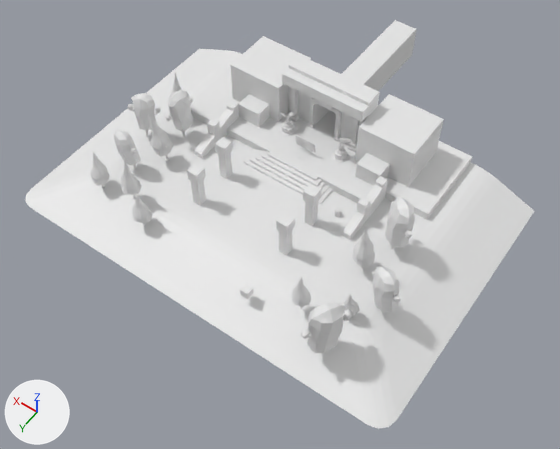
Before and after pictures for a commit that changed the FBX model gamejam/Assets/Resources/Meshes/Map_02.fbx.
Both versions are drawn from a 50 mm camera at (-34.0, 52.7, 66.3) aimed at (-2.1, 8.0, -3.9). Lighting does not change. The marker at lower left points along +X, +Y and +Z. Where no turn or scale is listed for an object, it has been applied to the vertices. Vertices at the same position are counted once.
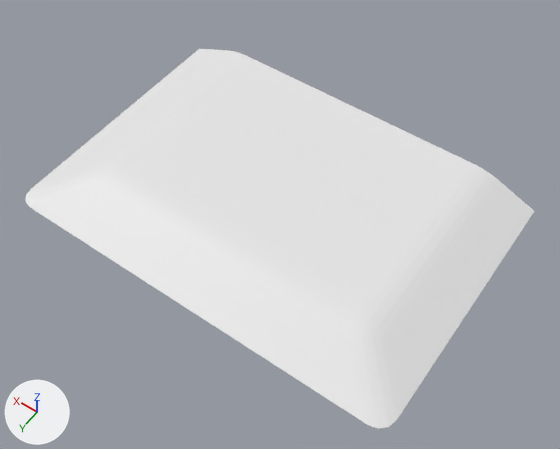
Boxes [x1, y1, x2, y2] around the edits, measured in the pictures (560 x 449 px):
'Cube.030', reshaped
    before: [25, 20, 534, 429]
    after: [25, 48, 534, 429]
part 1 of me_cube_069, deleted
    before: [90, 20, 472, 353]
part 2 of me_cube_069, built on
    before: [30, 116, 281, 305]
    after: [30, 56, 353, 305]

What changed in the scene script:
```text
Change me_cube_069:
    used by ob_cube_030; location = (0.0, -4.48, 0.0)
    remove me_cube_069.from_pydata(...)  # 46708 vertices, 64602 faces; spans x -25.0..25.0, y -17.8..27.5, z -3.7..7.5
    add me_cube_069.from_pydata(...)  # 54 vertices, 43 faces; spans x -25.0..25.0, y -6.1..27.5, z -3.7..-1.0
    me_cube_069 part 1: 609 loose pieces with 46660 vertices, spanning x -20.1..19.5, y -17.8..26.7, z -2.5..7.5, are deleted
    me_cube_069 part 2
    5 faces are deleted
    6 vertices are added at (8.4, 19.0, -1.0), (8.4, -6.1, -1.0), (8.8, 21.8, -1.5), (8.7, 20.9, -1.3), (8.5, 19.9, -1.1), (11.5, 27.5, -3.7)
    10 new faces join them
```
